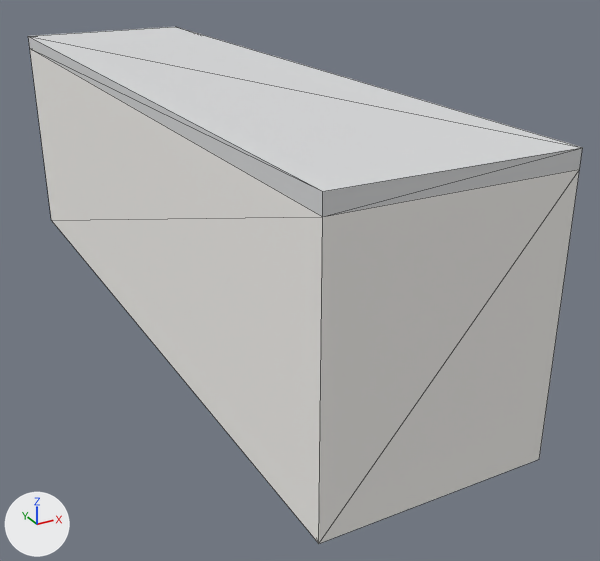
One commit to the glTF model app/public/models/camper.glb: the scene before it, then after it.
The view is the same before and after, from a 50 mm lens placed at (-3.98, -9.27, 4.77), pointed at (0.65, -0.84, 0.56). Arrows for +X, +Y and +Z are at lower left; the lights stay in place. The picture after the commit comes second. Mesh edges are drawn as thin lines. Where no turn or scale is listed for an object, it has been applied to the vertices.

In view in the first picture: 'roof', 'walls'.
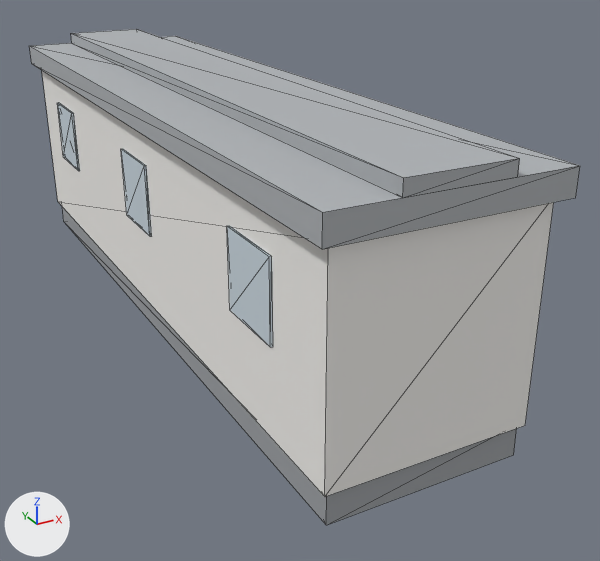
Pixel boxes [x1, y1, x2, y2] of what changed, in the pictures (600 x 561 px):
'walls', rescaled (7% narrower, 14% shorter)
    before: [30, 48, 580, 544]
    after: [42, 71, 554, 497]
'roof', deleted
    before: [28, 27, 583, 217]
'roof_2', added
    after: [29, 36, 580, 249]
'roof_3', added
    after: [71, 29, 520, 198]
'skirt_0', added
    after: [62, 207, 517, 525]
'glass_9', added (pale blue)
    after: [227, 226, 273, 347]
'glass_7', added (pale blue)
    after: [121, 149, 152, 236]
'glass_6', added (pale blue)
    after: [57, 102, 80, 171]

What the commit changed:
Material 'roof' (mat_roof) changes colour from light grey #d8dadb to grey #afb3b7; in linear values from (0.69, 0.698, 0.706) to (0.431, 0.451, 0.471).
Material 'glass' (mat_glass) is new.
Its base color is (0.616, 0.706, 0.769) (pale blue #cedbe3).
Its roughness is 0.85.
Material 'skirt' (mat_skirt) is new.
Its base color is (0.353, 0.369, 0.388) (grey #a0a4a7).
Its roughness is 0.85.
me_walls is used by ob_walls; location (0.0, 0.0, 0.0).
me_walls had 8 vertices, 12 faces and spanned x -1.22..1.22, y -4.57..4.57, z 0.0..2.87.
me_walls now has 8 vertices, 12 faces and spans x -1.1..1.1, y -4.45..4.45, z 0.35..2.62.
me_walls part 1: the whole mesh is scaled about its middle by (0.902, 0.974, 0.793), then moved by (0.0, 0.0, 0.05).
Mesh me_glass_9 is new.
It is a box spanning x -1.124..-1.099, y -3.541..-2.691, z 1.334..2.184.
It uses material mat_glass (pale blue #cedbe3).
Mesh me_glass_7 is new.
It is a box spanning x -1.124..-1.099, y -0.425..0.425, z 1.334..2.184.
It uses material mat_glass (pale blue #cedbe3).
Mesh me_glass_6 is new.
It is a box spanning x -1.124..-1.099, y 2.691..3.541, z 1.334..2.184.
It uses material mat_glass (pale blue #cedbe3).
Mesh me_roof_3 is new.
It is a box spanning x -0.55..0.55, y -4.57..4.57, z 2.9..3.05.
It uses material mat_roof (grey #afb3b7).
Mesh me_roof_2 is new.
It is a box spanning x -1.22..1.22, y -4.57..4.57, z 2.62..2.9.
It uses material mat_roof (grey #afb3b7).
Mesh me_skirt_0 is new.
It is a box spanning x -1.05..1.05, y -4.4..4.4, z 0.0..0.35.
It uses material mat_skirt (grey #a0a4a7).
Object 'roof' (ob_roof) is deleted.
Object 'glass_9' (ob_glass_9) is new; it shows me_glass_9.
Its location is (0.0, 0.0, 0.0).
Object 'glass_7' (ob_glass_7) is new; it shows me_glass_7.
Its location is (0.0, 0.0, 0.0).
Object 'glass_6' (ob_glass_6) is new; it shows me_glass_6.
Its location is (0.0, 0.0, 0.0).
Object 'roof_3' (ob_roof_3) is new; it shows me_roof_3.
Its location is (0.0, 0.0, 0.0).
Object 'roof_2' (ob_roof_2) is new; it shows me_roof_2.
Its location is (0.0, 0.0, 0.0).
Object 'skirt_0' (ob_skirt_0) is new; it shows me_skirt_0.
Its location is (0.0, 0.0, 0.0).
